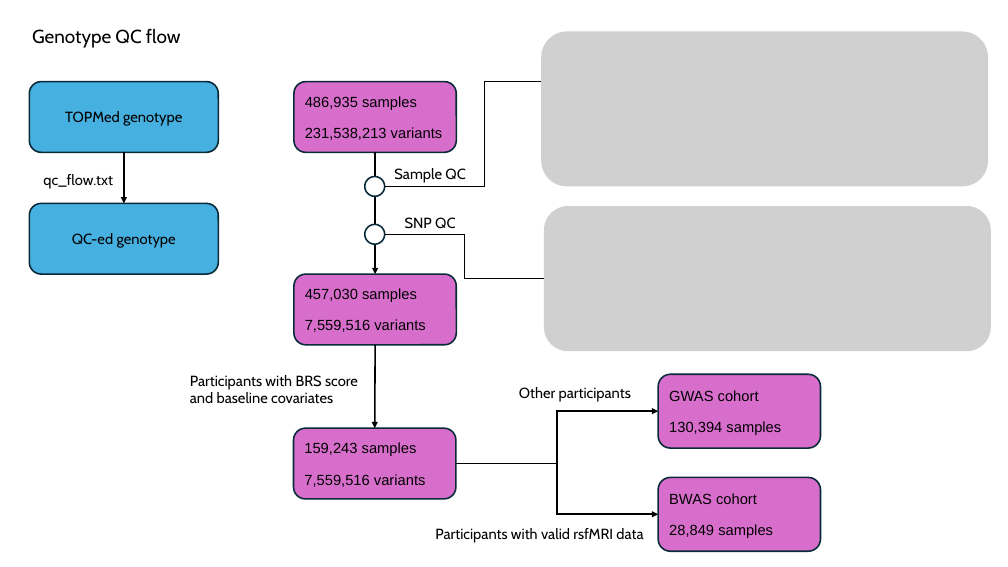
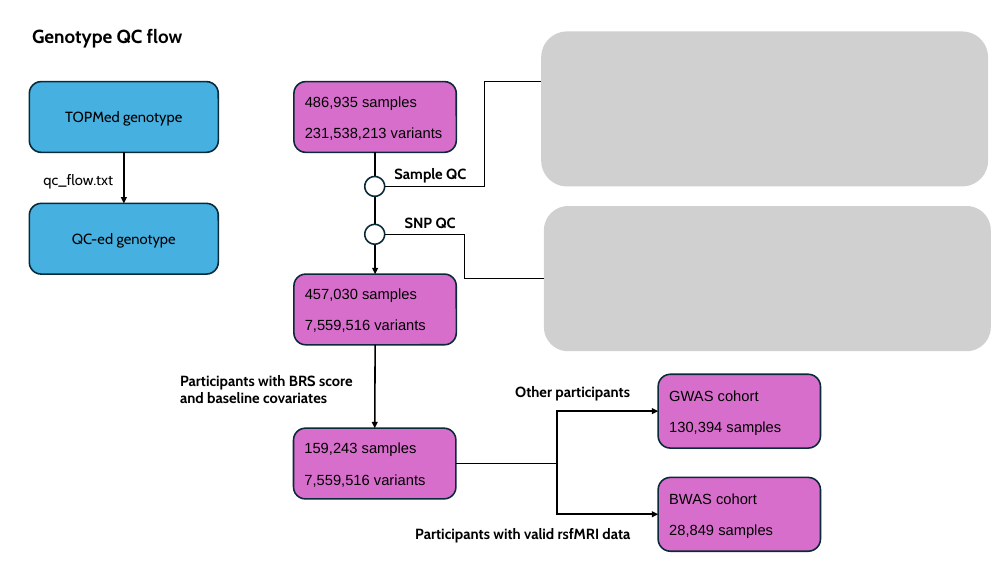
Before and after one commit to IanWu0408/res_fc_pgs, a slide deck: slide 2 of 03_genotype_processing/summary.pptx. Drawn at 1008x567 pixels with LibreOffice and Linux fonts; fonts in the diff are those of the drawing; grey boxes stand for pictures. Boxes give left, top, right and bottom in pixels: in the first picture for what was removed or moved away, otherwise in the second. Text is boxed around its words. In the diff, an @@ line names an element or a change of style, - is before the commit and + after.

Commit message:
Reorganize scripts and add genotype QC documentation

```diff
--- a/03_genotype_processing/summary.pptx
+++ b/03_genotype_processing/summary.pptx
@@ text "Participants with BRS score and ...": place and size @@
-text "Participants with BRS score and ..." at bbox=[190, 375, 358, 403]
+text "Participants with BRS score and ..." at bbox=[180, 375, 353, 403]
@@ bold on in 6 elements at bbox=[32, 28, 183, 48], bbox=[405, 217, 456, 229], bbox=[394, 168, 466, 183], bbox=[180, 375, 353, 403], bbox=[515, 386, 630, 401], bbox=[415, 528, 630, 543] @@
@@ text "Participants with valid rsfMRI data": place and size @@
-text "Participants with valid rsfMRI data" at bbox=[435, 528, 643, 543]
+text "Participants with valid rsfMRI data" at bbox=[415, 528, 630, 543]
```
Also in this commit, not shown: 1 other slide changed, 7 other files.
